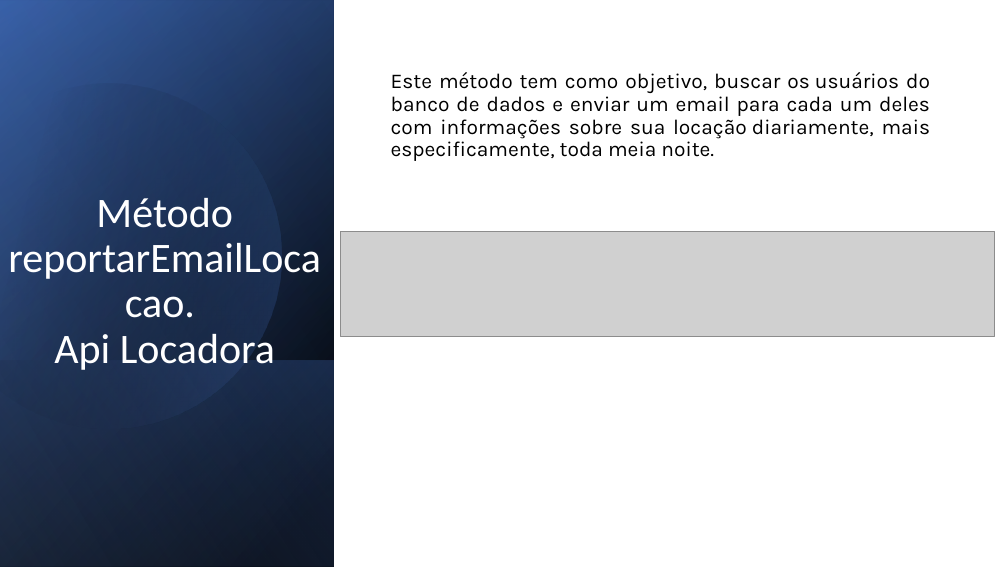
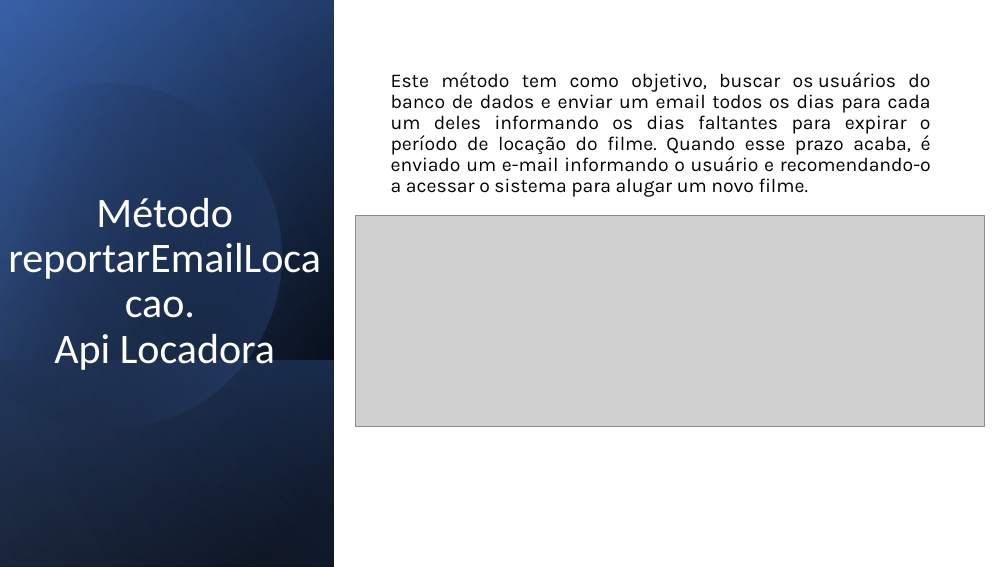
Before and after one commit to Alison8547/trabalho-final-spring, a slide deck: slide 14 of trabalho-final-modulo-4.3-4.4.pptx. Drawn at 1008x567 pixels with LibreOffice and Linux fonts; fonts in the diff are those of the drawing; grey boxes stand for pictures. Boxes give left, top, right and bottom in pixels: in the first picture for what was removed or moved away, otherwise in the second. Text is boxed around its words. In the diff, an @@ line names an element or a change of style, - is before the commit and + after.

```diff
--- a/trabalho-final-modulo-4.3-4.4.pptx
+++ b/trabalho-final-modulo-4.3-4.4.pptx
@@ text at [391,72,931,197]: text changed; size 20 to 18.5 pt @@
-Este método tem como objetivo, buscar os usuários do banco de dados e enviar um email para cada um deles com informações sobre sua locação diariamente, mais especificamente, toda meia noite.
+Este método tem como objetivo, buscar os usuários do banco de dados e enviar um email todos os dias para cada um deles informando os dias faltantes para expirar o período de locação do filme. Quando esse prazo acaba, é enviado um e-mail informando o usuário e recomendando-o a acessar o sistema para alugar um novo filme.
@@ picture removed at [340,231,995,337] @@
@@ picture added at [355,216,985,426] @@
```
Also in this commit, not shown: 2 slides added.
